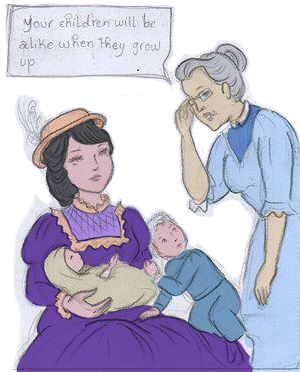
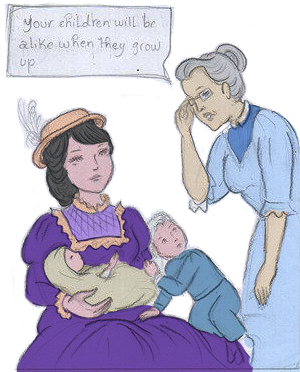
Layered file, before and after one edit (300 x 372). Changes by layer:
painted on "pencils" over [left=11, top=35, right=300, bottom=372]
